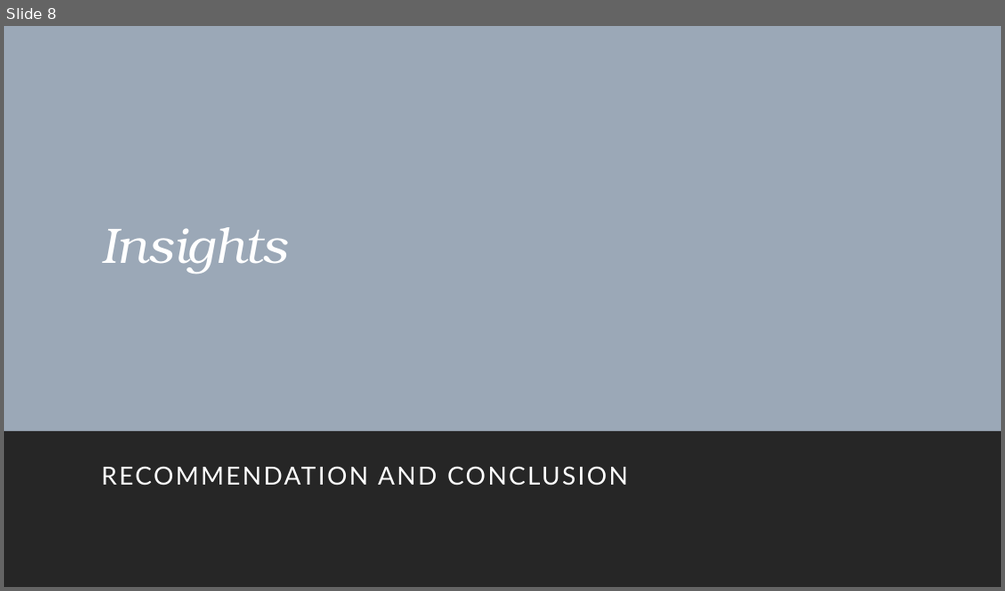
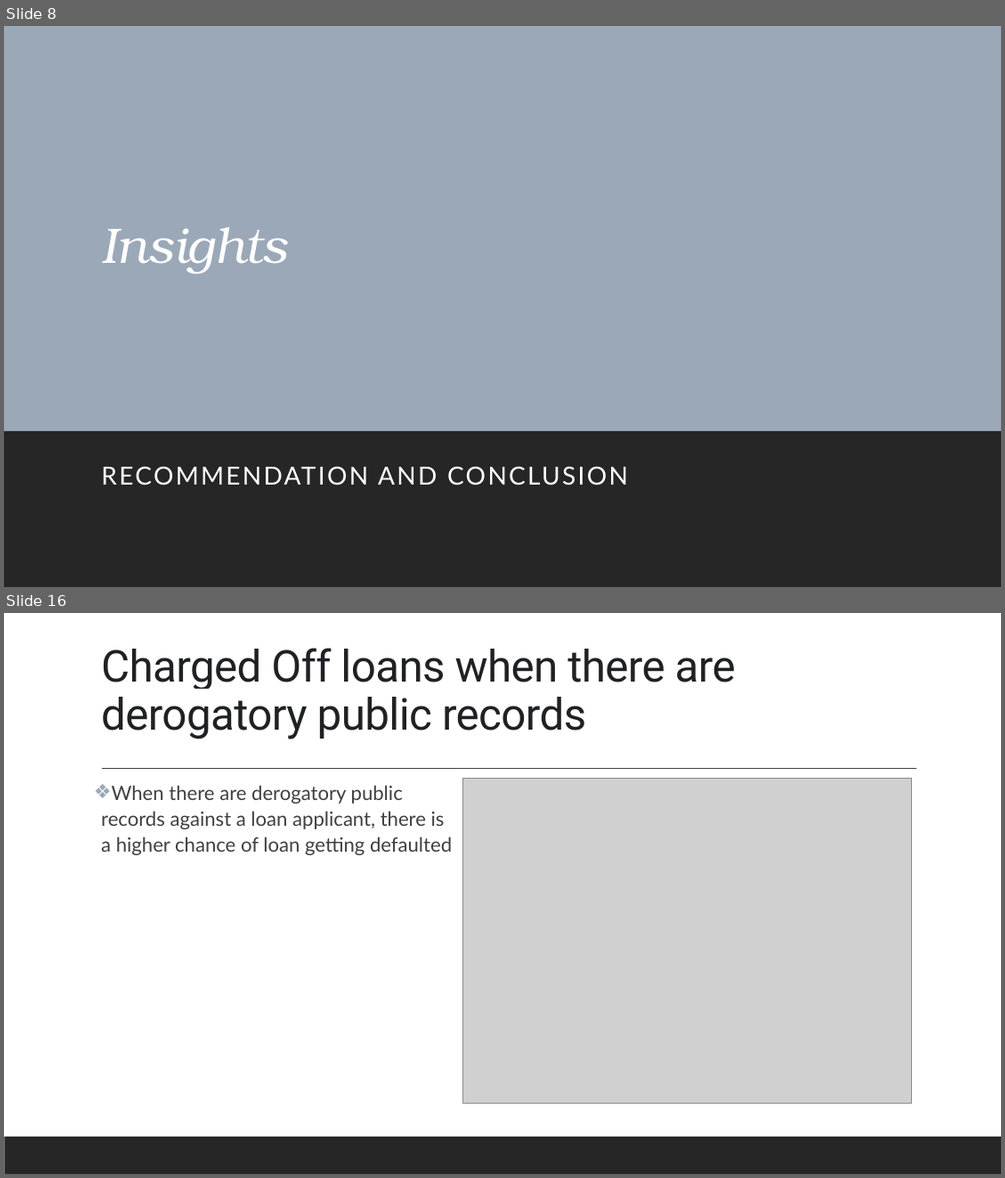
Before and after one commit to vidhyadharpandit/LendingClubCaseStudy, a slide deck: LendingClubCaseStudy-Presentation.pptx. Shown one above the other, each under a label of ours: slide 8 before the commit, slides 8 and 16 after it; the slides between them are not shown. The pictures are 1005x591 and 1005x1178 pixels, drawn with LibreOffice and Linux fonts; fonts in the diff are those of the drawing; grey boxes stand for pictures. Boxes give left, top, right and bottom in pixels: in the first picture for what was removed or moved away, otherwise in the second. Text is boxed around its words. In the diff, an @@ line names an element or a change of style, - is before the commit and + after.

```diff
--- a/LendingClubCaseStudy-Presentation.pptx
+++ b/LendingClubCaseStudy-Presentation.pptx
@@ slide 16 added at bbox=[4, 613, 1001, 1174], background #FFFFFF; not listed: 1 template element that a slide beside it also shows @@
@@ title added at bbox=[101, 648, 736, 739], 42.3 pt, text #202124 @@
+Charged Off loans when there are derogatory public records
@@ line added from (102, 769) to (917, 769), #404040 1 pt @@
@@ text added at bbox=[101, 785, 452, 855], 19 pt, text #404040 @@
+❖ When there are derogatory public records against a loan applicant, there is a higher chance of loan getting defaulted
@@ picture added at bbox=[463, 778, 913, 1103] @@
```
Also in this commit, not shown: 12 slides changed, 2 other slides added, 5 slides removed, 2 other files.
